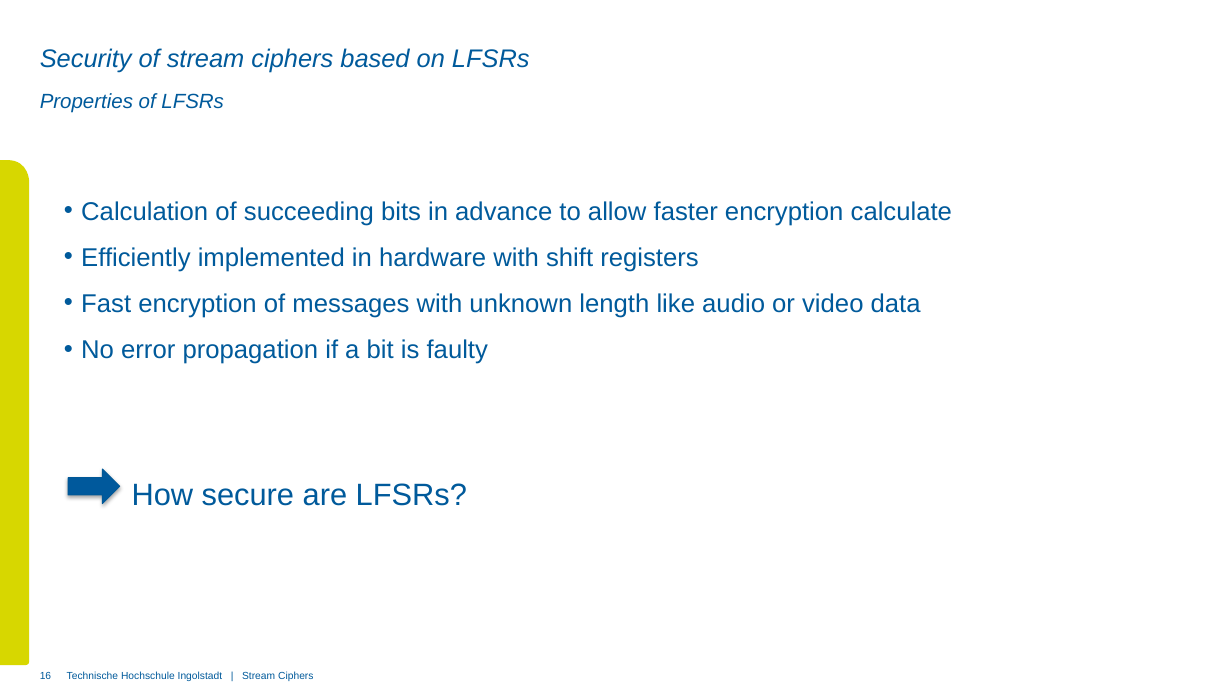
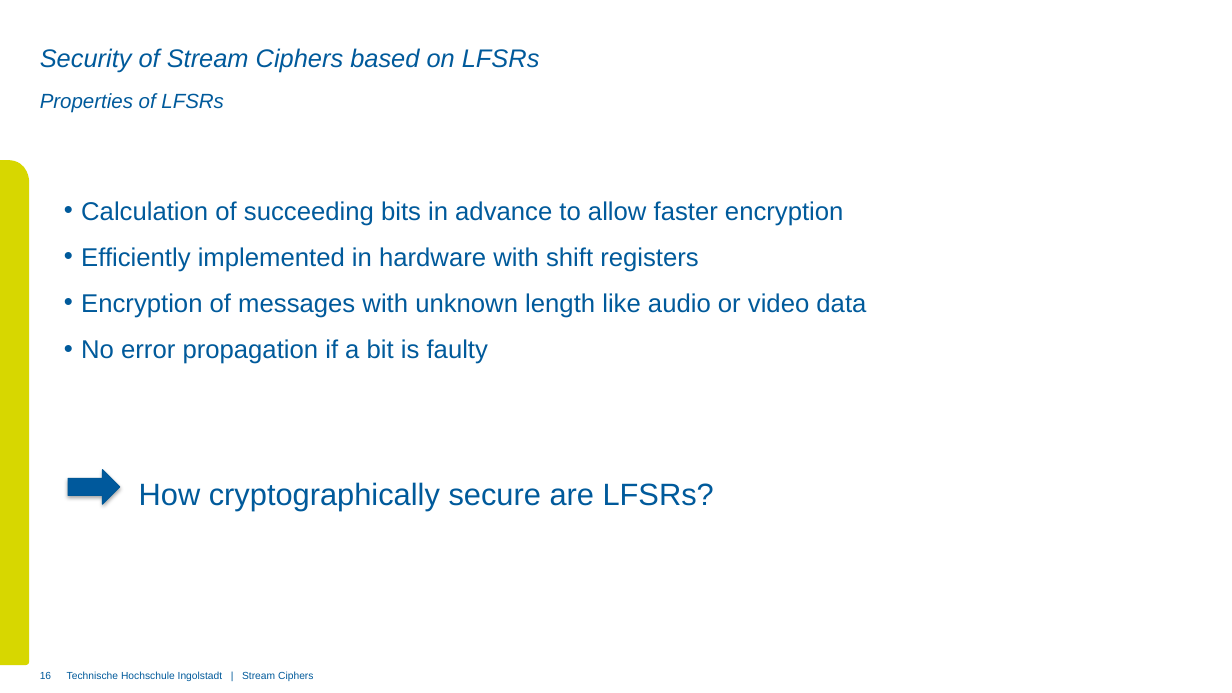
Before and after one commit to xThale/crypto-stream-ciphers, a slide deck: slide 16 of Präsentation/Presentation Unmerged Simon.pptx. Drawn at 1232x693 pixels with LibreOffice and Linux fonts; fonts in the diff are those of the drawing; background and template pictures are left out. Boxes give left, top, right and bottom in pixels: in the first picture for what was removed or moved away, otherwise in the second. Text is boxed around its words. In the diff, an @@ line names an element or a change of style, - is before the commit and + after.

```diff
--- a/Präsentation/Presentation Unmerged Simon.pptx
+++ b/Präsentation/Presentation Unmerged Simon.pptx
@@ title at <box>40,48,540,73</box>: text changed @@
-Security of stream ciphers based on LFSRs
+Security of Stream Ciphers based on LFSRs
@@ text at <box>81,201,844,226</box>: text changed @@
-• Calculation of succeeding bits in advance to allow faster encryption calculate
+• Calculation of succeeding bits in advance to allow faster encryption
@@ text at <box>81,293,866,318</box>: text changed @@
-• Fast encryption of messages with unknown length like audio or video data
+• Encryption of messages with unknown length like audio or video data
@@ text at <box>139,482,714,511</box>: text changed @@
-How secure are LFSRs?
+How cryptographically secure are LFSRs?
```
Also in this commit, not shown: 15 other slides changed, 4 slides added, 2 slides removed, 1 other file.
